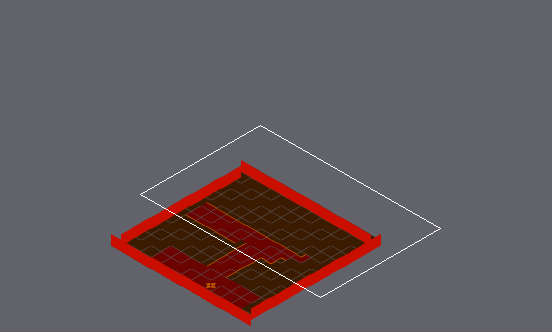
A Tiled map gets an edit: assets/tiledscene/testmap2.tmx. The first picture is a wide view before the edit; the outline marks the close-up.
Close-up. Before the edit:
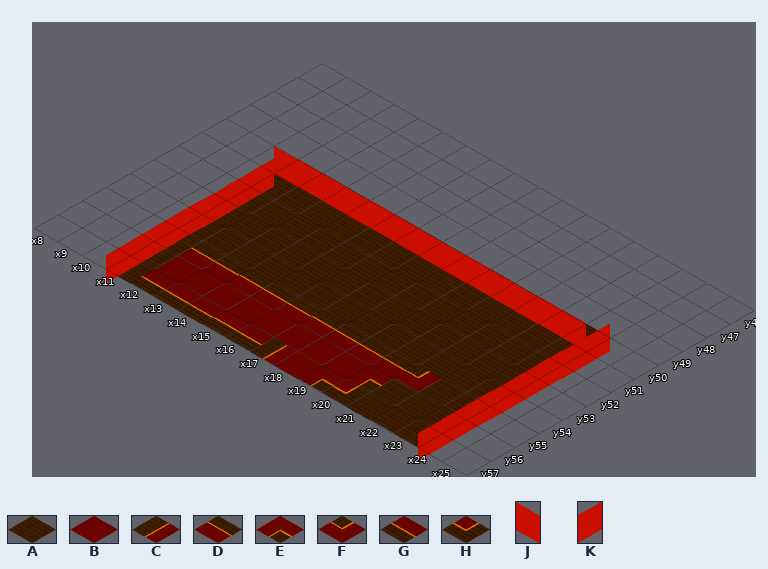
Cells are 182x104 px. Isometric: x runs down to the right, y down to the left. Shown: x 8..25, y 46..57. The commit also changed other parts of the map, which this record leaves out.
Key: from "floor": A 0, B 1, C 4, D 6, E 9, F 9 flipped up-down, G 10, H 11; from "wall": J 0, K 0 flipped up-down.
_ is an empty cell.
Layer "floor" before, first column x 8:
46 __________________
47 __________________
48 __________________
49 __________________
50 ___AAAAAAAAAAAAA__
51 ___AAAAAAAAAAAAA__
52 ___AAAAAAAAAAAAA__
53 ___AAAAAAAAAAAAA__
54 ___AAAAAAAAAAAAA__
55 ___ADDDDDDDDDFAA__
56 ___ABBBBBBBBEAAA__
57 ___AGGGGGCBEHAAA__
Layer "wall" before, first column x 8:
46 __________________
47 __________________
48 __________________
49 __________________
50 ___JJJJJJJJJJJJJK_
51 ___K____________K_
52 ___K____________K_
53 ___K____________K_
54 ___K____________K_
55 ___K____________K_
56 ___K____________K_
57 ___K____________K_
The result:
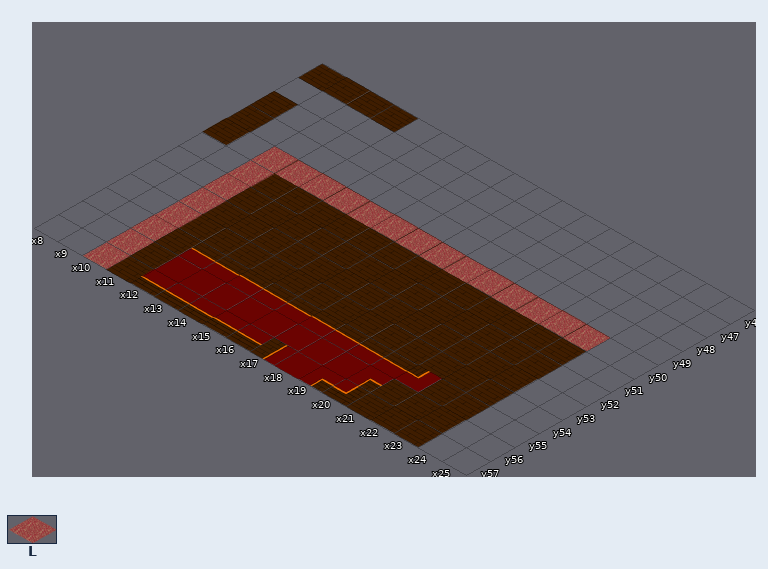
Further tiles: from "wall": L 1.
Change:
Layer "floor":
y 46: x 8..11 ____ -> AAAA
y 48..50: x 8 _ -> A
Layer "wall":
y 50: x 10..24 _JJJJJJJJJJJJJK -> LLLLLLLLLLLLLL_
y 51..57: x 10..11 _K -> L_; x 24 K -> _
Changed places in both close-ups, as pixel boxes (x1, y1, x2, y2):
changed: (83, 64, 610, 461)
